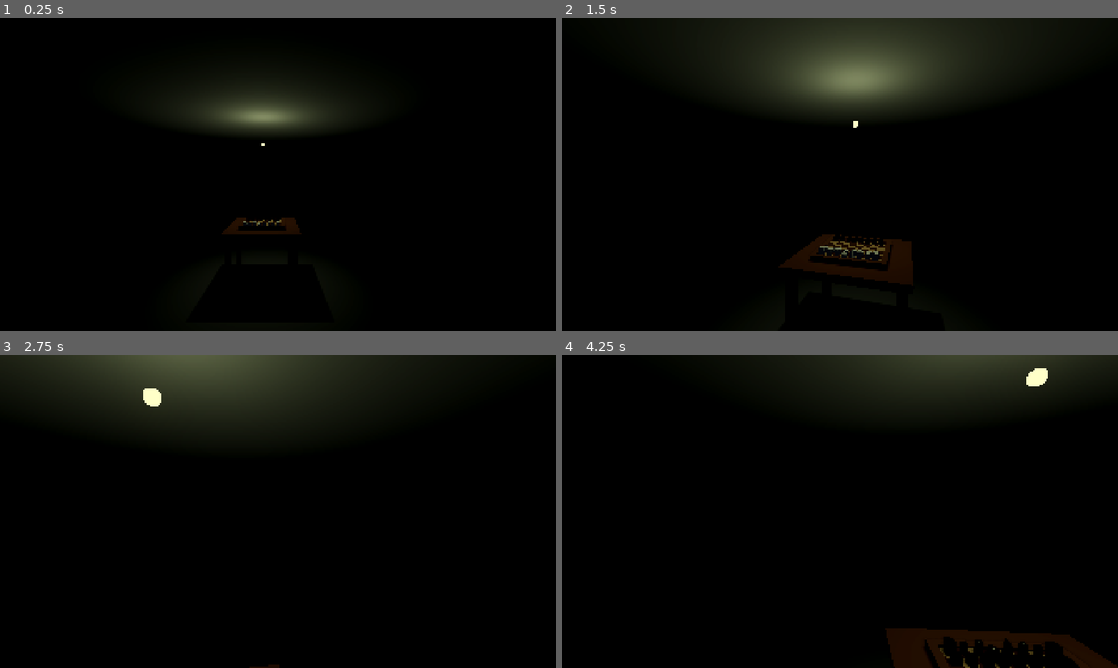
Above: before the commit, frames 1-4 (two rows, left to right).
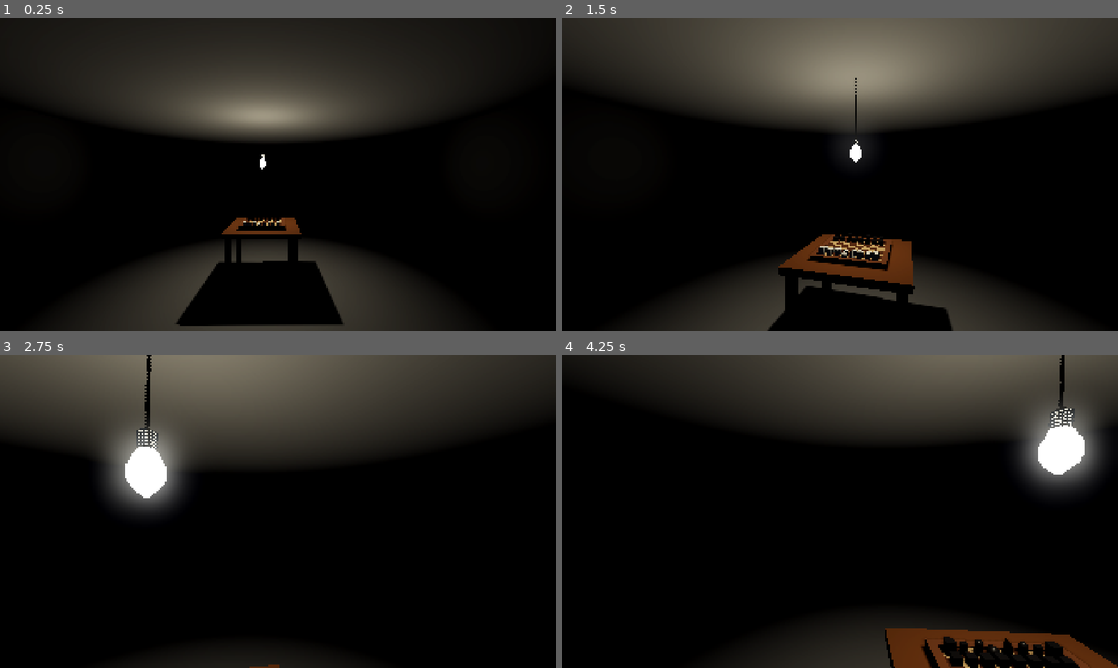
Above: after the commit, the same moments.

Repository: KarpX/zugzwang
Game: Godot game, scene res://scenes/room.tscn
Two runs of this game, one before a commit and one after it. Both use one fixed random seed, a clock stepped at 60 frames per second and the inputs below.
Inputs (mouse positions are in pixels of both pictures, inside the frame that each line leads up to):
- Up to frame 1 (0.25 s): no input
- Up to frame 2 (1.5 s): tap Enter at 0.5 s; move the mouse to (867, 174) at 0.52 s; hold E (Interact) 0.53-1.28 s; hold W (Forward) from 0.53 s (still down); click (867, 174) at 0.67 s; move the mouse to (812, 174) at 1.27 s; tap E (Interact) at 1.35 s
- Up to frame 3 (2.75 s): keep holding W (Forward); move the mouse to (289, 505) at 2.02 s; hold E (Interact) from 2.03 s (still down)
- Up to frame 4 (4.25 s): move the mouse to (834, 517) at 2.77 s; release E (Interact) at 2.78 s; tap E (Interact) at 2.85 s; click (834, 517) at 2.92 s; move the mouse to (1006, 558) at 3.52 s; release W (Forward) at 3.53 s; hold A (Left) from 3.53 s (still down); hold E (Interact) from 3.53 s (still down)

The runs differ from the first frame. In frame 1, 36% of the frame differs, in the area x 3-85%, y 0-100%; in frame 2, 38%, in the area x 0-100%, y 0-100%; in frame 3, 32%; in frame 4, 28%.

Commit message:
Добавил лампочку свисающую с потолка вместо точечного источника света

Diff:
--- /dev/null
+++ b/assets/obj/bulb_cord_socket.tres
@@ -0,0 +1,10 @@
+[gd_resource type="StandardMaterial3D" load_steps=2 format=3 uid="uid://cordsocket01"]
+
+[ext_resource type="Texture2D" uid="uid://bm2uxqtr4ndse" path="res://assets/obj/bulb.png" id="1_tex"]
+
+[resource]
+resource_name = "cord_socket"
+albedo_texture = ExtResource("1_tex")
+metallic = 0.4
+roughness = 0.35
+texture_filter = 0
--- /dev/null
+++ b/assets/obj/bulb_glow.tres
@@ -0,0 +1,13 @@
+[gd_resource type="StandardMaterial3D" load_steps=2 format=3 uid="uid://bulbglow001"]
+
+[ext_resource type="Texture2D" uid="uid://bm2uxqtr4ndse" path="res://assets/obj/bulb.png" id="1_tex"]
+
+[resource]
+resource_name = "bulb_glow"
+albedo_color = Color(1, 0.968627, 0.862745, 1)
+albedo_texture = ExtResource("1_tex")
+roughness = 0.15
+emission_enabled = true
+emission = Color(1, 0.941176, 0.764706, 1)
+emission_energy_multiplier = 4.0
+texture_filter = 0
--- /dev/null
+++ b/assets/obj/bulb_material.tres
@@ -0,0 +1,12 @@
+[gd_resource type="StandardMaterial3D" format=3 uid="uid://cx4bulbmat001"]
+
+[ext_resource type="Texture2D" uid="uid://bm2uxqtr4ndse" path="res://assets/obj/bulb.png" id="1_tex"]
+
+[resource]
+resource_name = "bulb_material"
+roughness = 0.25
+emission_enabled = true
+emission = Color(1, 0.95, 0.8, 1)
+emission_energy_multiplier = 2.0
+emission_texture = ExtResource("1_tex")
+texture_filter = 0
--- a/scenes/room.tscn
+++ b/scenes/room.tscn
@@ -6,6 +6,10 @@
 [ext_resource type="ArrayMesh" uid="uid://bx4h6i2qwxn85" path="res://assets/obj/table.obj" id="4_14vil"]
 [ext_resource type="AudioStream" uid="uid://cgaxltonkbg6" path="res://assets/sounds/steps.ogg" id="4_jn645"]
 [ext_resource type="PackedScene" uid="uid://vbbrscmec1l0" path="res://scenes/chess/chess_board.tscn" id="5_board"]
+[ext_resource type="ArrayMesh" uid="uid://clps0b83mxnv6" path="res://assets/obj/bulb.obj" id="6_bulb"]
+[ext_resource type="Material" uid="uid://cordsocket01" path="res://assets/obj/bulb_cord_socket.tres" id="7_cordsocket"]
+[ext_resource type="Material" uid="uid://bulbglow001" path="res://assets/obj/bulb_glow.tres" id="8_bulbglow"]
+[ext_resource type="Script" path="res://scripts/hanging_lamp.gd" id="9_lamp_script"]
 
 [sub_resource type="BoxShape3D" id="BoxShape3D_x5vg1"]
 size = Vector3(40.07849, 13.515747, 0.60009766)
@@ -36,16 +40,6 @@
 volumetric_fog_anisotropy = 0.3
 adjustment_enabled = true
 adjustment_saturation = 0.9
-
-[sub_resource type="StandardMaterial3D" id="StandardMaterial3D_x5vg1"]
-emission_enabled = true
-emission = Color(0.50634915, 0.43282357, 0.19715767, 1)
-emission_energy_multiplier = 3.0
-
-[sub_resource type="SphereMesh" id="SphereMesh_m4ky1"]
-material = SubResource("StandardMaterial3D_x5vg1")
-radius = 0.15
-height = 0.3
 
 [sub_resource type="BoxShape3D" id="BoxShape3D_5vh7c"]
 size = Vector3(4.996704, 5.402466, 4.8352737)
@@ -121,23 +115,28 @@
 unit_size = 5.0
 max_db = 1.0
 max_distance = 12.0
-bus = &"Sound"
 
 [node name="WorldEnvironment" type="WorldEnvironment" parent="." unique_id=1804770691]
 environment = SubResource("Environment_m4ky1")
 
-[node name="OmniLight3D" type="OmniLight3D" parent="." unique_id=1332429521]
-transform = Transform3D(1, 0, 0, 0, 1, 0, 0, 0, 1, 16.072947, 10.394057, 20.411669)
-light_color = Color(0.93666875, 1, 0.6907517, 1)
-light_energy = 1.796
+[node name="HangingBulb" type="MeshInstance3D" parent="." unique_id=1404448631]
+transform = Transform3D(0.25, 0, 0, 0, 0.25, 0, 0, 0, 0.25, 16, 12.503, 20)
+cast_shadow = 0
+mesh = ExtResource("6_bulb")
+surface_material_override/0 = ExtResource("7_cordsocket")
+surface_material_override/1 = ExtResource("8_bulbglow")
+script = ExtResource("9_lamp_script")
+is_swinging = true
+
+[node name="OmniLight3D" type="OmniLight3D" parent="HangingBulb" unique_id=1332429521]
+transform = Transform3D(4, 0, 0, 0, 4, 0, 0, 0, 4, 0, -14.1, 0)
+light_color = Color(1, 0.941176, 0.784314, 1)
+light_energy = 3.6
 light_bake_mode = 1
 shadow_enabled = true
-omni_range = 15.455645
-omni_attenuation = 1.5
-
-[node name="MeshInstance3D" type="MeshInstance3D" parent="OmniLight3D" unique_id=1404448631]
-transform = Transform3D(1, 0, 0, 0, 1, 0, 0, 0, 1, 0, -0.0117788315, 0)
-mesh = SubResource("SphereMesh_m4ky1")
+shadow_bias = 0.05
+omni_range = 18.0
+omni_attenuation = 1.2
 
 [node name="TableStatic" type="StaticBody3D" parent="." unique_id=1486369480]
 
--- /dev/null
+++ b/scripts/hanging_lamp.gd
@@ -0,0 +1,38 @@
+class_name HangingLamp
+extends MeshInstance3D
+
+## Контроллер реалистичного раскачивания подвесной лампы
+## Точка опоры (pivot) модели находится вверху провода (на потолке),
+## поэтому достаточно вращать узел по осям X и Z.
+
+@export var is_swinging: bool = false      ## Включить ли раскачивание
+@export var base_amplitude: float = 0.035  ## Фоновое легкое покачивание (радианы ~ 2 градуса)
+@export var swing_speed: float = 2.2       ## Скорость колебаний маятника
+@export var damping: float = 0.985         ## Скорость затухания внешних толчков
+
+var _time: float = 0.0
+var _impulse_angle_x: float = 0.0
+var _impulse_angle_z: float = 0.0
+
+func _process(delta: float) -> void:
+	if not is_swinging:
+		return
+
+	_time += delta * swing_speed
+
+	# Затухание импульсов от толчков
+	_impulse_angle_x *= pow(damping, delta * 60.0)
+	_impulse_angle_z *= pow(damping, delta * 60.0)
+
+	# Гармоническое качание маятника (по двум осям для объемного движения)
+	var z_swing = sin(_time) * (base_amplitude + _impulse_angle_z)
+	var x_swing = sin(_time * 0.77 + 0.4) * (base_amplitude * 0.4 + _impulse_angle_x)
+
+	rotation.z = z_swing
+	rotation.x = x_swing
+
+## Функция для передачи импульса лампе (например, когда игрок задел лампу)
+func push(impulse_x: float, impulse_z: float) -> void:
+	_impulse_angle_x += impulse_x
+	_impulse_angle_z += impulse_z
+	is_swinging = true
Not shown, added: assets/obj/bulb.mtl
Not shown, added: assets/obj/bulb.obj
Not shown, added: assets/obj/bulb.obj.import
Binary file added: assets/obj/bulb.png
Not shown, added: assets/obj/bulb.png.import
Not shown, added: scripts/hanging_lamp.gd.uid
Not shown, added: assets/vox/bulb_on.vox
